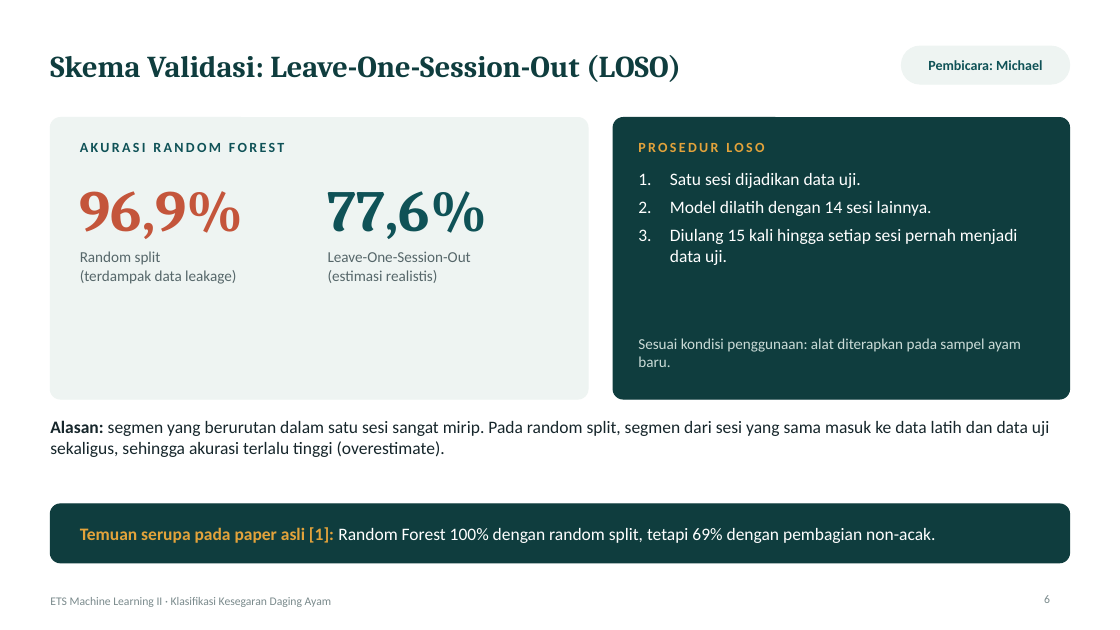
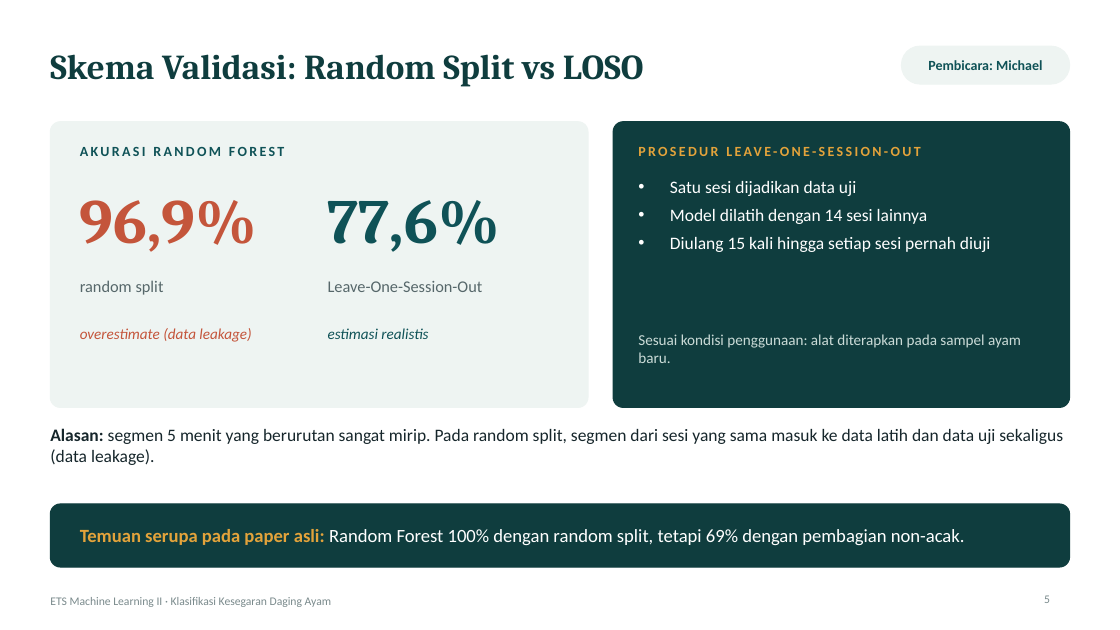
Before and after one commit to MuhammadErlanggaKurniawan/ets-ml2-kelompok, a slide deck: slide 5 of deck/ETS_ML2_Kesegaran_Ayam.pptx (slide 6 before the commit). Drawn at 1120x630 pixels with LibreOffice and Linux fonts; fonts in the diff are those of the drawing. Boxes give left, top, right and bottom in pixels: in the first picture for what was removed or moved away, otherwise in the second. Text is boxed around its words. In the diff, an @@ line names an element or a change of style, - is before the commit and + after.

```diff
--- a/deck/ETS_ML2_Kesegaran_Ayam.pptx
+++ b/deck/ETS_ML2_Kesegaran_Ayam.pptx
@@ title at [50, 54, 644, 86]: text changed; size 26 to 30 pt @@
-Skema Validasi: Leave-One-Session-Out (LOSO)
+Skema Validasi: Random Split vs LOSO
@@ rounded rectangle: place and size @@
-rounded rectangle at [50, 118, 588, 399]
+rounded rectangle at [50, 122, 588, 408]
@@ text "AKURASI RANDOM FOREST": place and size @@
-text "AKURASI RANDOM FOREST" at [80, 143, 284, 152]
+text "AKURASI RANDOM FOREST" at [80, 147, 284, 156]
@@ proportions changed in 3 elements at [50, 122, 588, 408], [50, 504, 1070, 567], [613, 122, 1070, 408] @@
@@ rounded rectangle: place and size @@
-rounded rectangle at [613, 118, 1070, 399]
+rounded rectangle at [613, 122, 1070, 408]
@@ text "96,9%": place and size @@
-text "96,9%" at [80, 191, 244, 239]
+text "96,9%" at [80, 200, 257, 252]
@@ text "96,9%" at [80, 200, 257, 252]: size 50 to 54 pt @@
@@ text "77,6%" at [328, 200, 500, 252]: size 50 to 54 pt @@
@@ text "77,6%": place and size @@
-text "77,6%" at [328, 191, 487, 239]
+text "77,6%" at [328, 200, 500, 252]
@@ text at [670, 181, 991, 252]: text changed @@
-1. Satu sesi dijadikan data uji.
-2. Model dilatih dengan 14 sesi lainnya.
-3. Diulang 15 kali hingga setiap sesi pernah menjadi data uji.
+• Satu sesi dijadikan data uji
+• Model dilatih dengan 14 sesi lainnya
+• Diulang 15 kali hingga setiap sesi pernah diuji
@@ text "random split" at [80, 280, 164, 295]: vertical alignment top to middle @@
@@ text "Leave-One-Session-Out": place and size @@
-text "Leave-One-Session-Out" at [328, 251, 471, 283]
+text "Leave-One-Session-Out" at [328, 260, 571, 311]
@@ text "Leave-One-Session-Out" at [328, 260, 571, 311]: size 13 to 14 pt; vertical alignment top to middle @@
@@ text at [80, 280, 164, 295]: text changed; size 13 to 14 pt @@
-Random split
-(terdampak data leakage)
+random split
@@ text at [328, 270, 438, 283]: paragraph removed @@
-(estimasi realistis)
@@ text at [328, 281, 483, 292]: text changed @@
-PROSEDUR LOSO
+PROSEDUR LEAVE-ONE-SESSION-OUT
@@ text added at [80, 328, 251, 342], 13 pt, text #C4553B, italic @@
+overestimate (data leakage)
@@ text added at [328, 328, 428, 339], 13 pt, text #0F5257, italic @@
+estimasi realistis
@@ text "Sesuai kondisi penggunaan: alat diterapkan ...": place and size @@
-text "Sesuai kondisi penggunaan: alat diterapkan ..." at [638, 338, 1021, 367]
+text "Sesuai kondisi penggunaan: alat diterapkan ..." at [638, 334, 1021, 363]
@@ text at [50, 428, 1063, 465]: text changed @@
-Alasan: segmen yang berurutan dalam satu sesi sangat mirip. Pada random split, segmen dari sesi yang sama masuk ke data latih dan data uji sekaligus, sehingga akurasi terlalu tinggi (overestimate).
+Alasan: segmen 5 menit yang berurutan sangat mirip. Pada random split, segmen dari sesi yang sama masuk ke data latih dan data uji sekaligus (data leakage).
@@ rounded rectangle: place and size @@
-rounded rectangle at [50, 504, 1070, 563]
+rounded rectangle at [50, 504, 1070, 567]
@@ text at [80, 529, 965, 545]: text changed; size 15 to 16 pt @@
-Temuan serupa pada paper asli [1]: Random Forest 100% dengan random split, tetapi 69% dengan pembagian non-acak.
+Temuan serupa pada paper asli: Random Forest 100% dengan random split, tetapi 69% dengan pembagian non-acak.
@@ page number at [1044, 595, 1050, 603]: text changed @@
-6
+5
```
Also in this commit, not shown: 4 other slides changed, 7 slides added, 15 slides removed, 1 other file.
